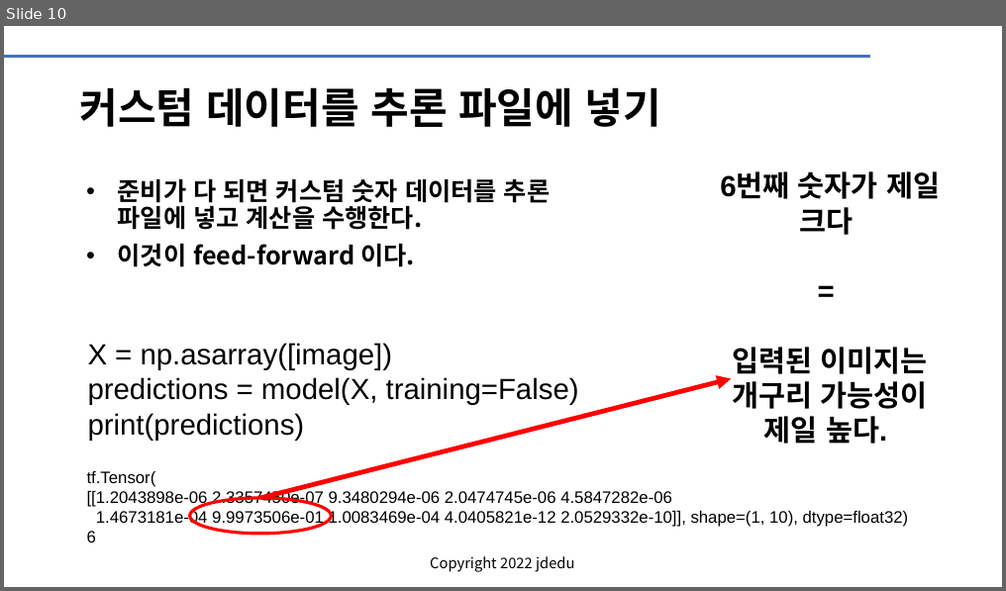
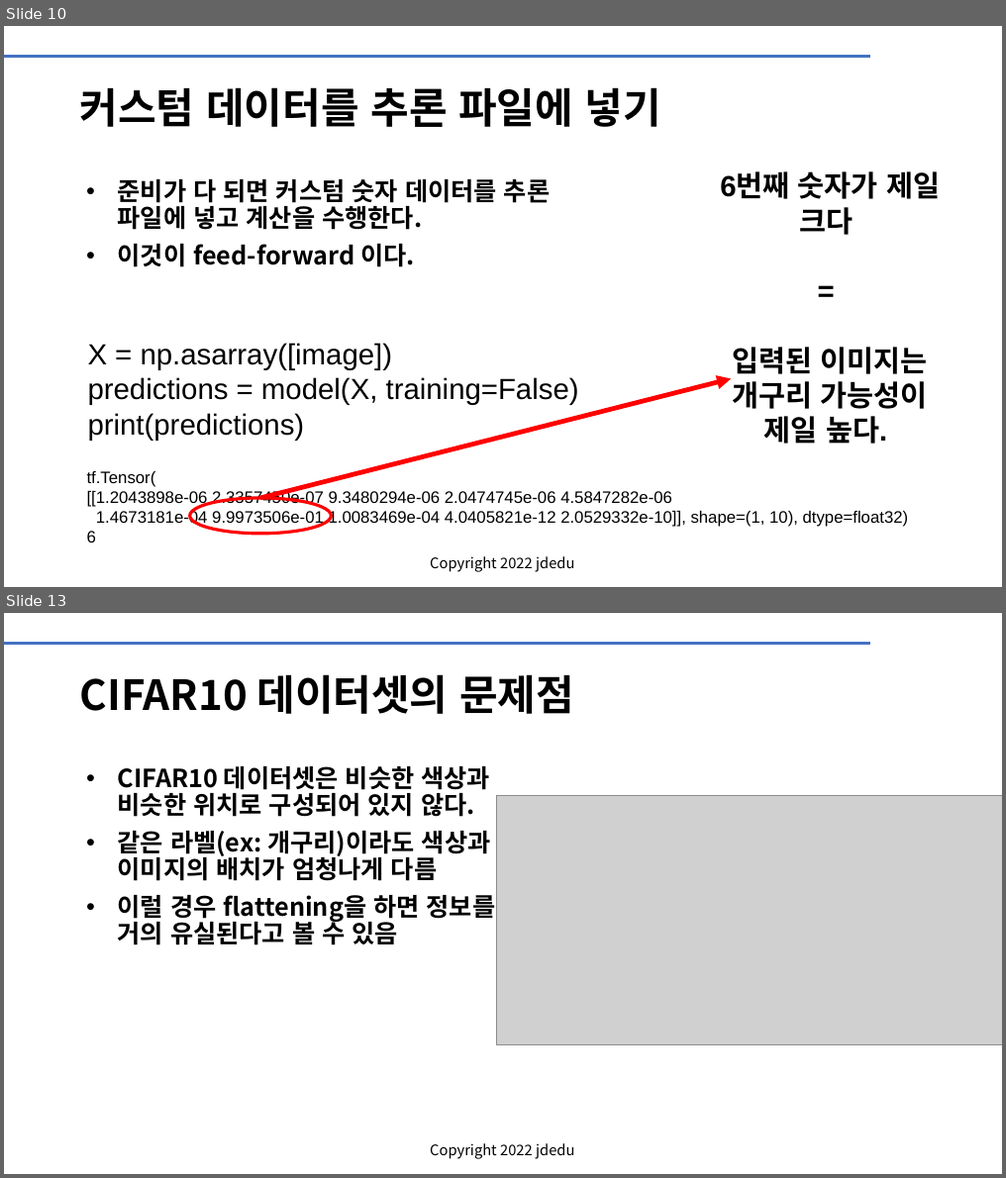
Before and after one commit to cobit-git/KOPO, a slide deck: CNN의_활용_1_CIFAR10.pptx. Shown one above the other, each under a label of ours: slide 10 before the commit, slides 10 and 13 after it; the slides between them are not shown. The pictures are 1006x591 and 1006x1178 pixels, drawn with LibreOffice and Linux fonts; fonts in the diff are those of the drawing; grey boxes stand for pictures; background and template pictures are left out. Boxes give left, top, right and bottom in pixels: in the first picture for what was removed or moved away, otherwise in the second. Text is boxed around its words. In the diff, an @@ line names an element or a change of style, - is before the commit and + after.

```diff
--- a/CNN의_활용_1_CIFAR10.pptx
+++ b/CNN의_활용_1_CIFAR10.pptx
@@ slide 13 added at <box>4,613,1002,1174</box>, background #FFFFFF; not listed: 2 template elements that a slide beside it also shows @@
@@ title added at <box>80,674,574,714</box>, 40 pt, text #000000, bold @@
+CIFAR10 데이터셋의 문제점
@@ text added at <box>118,766,496,946</box>, 24 pt, text #000000, bold @@
+• CIFAR10 데이터셋은 비슷한 색상과 비슷한 위치로 구성되어 있지 않다.
+• 같은 라벨(ex: 개구리)이라도 색상과 이미지의 배치가 엄청나게 다름
+• 이럴 경우 flattening을 하면 정보를 거의 유실된다고 볼 수 있음
@@ picture added at <box>497,796,1002,1045</box> @@
```
Also in this commit, not shown: 7 other slides added.
